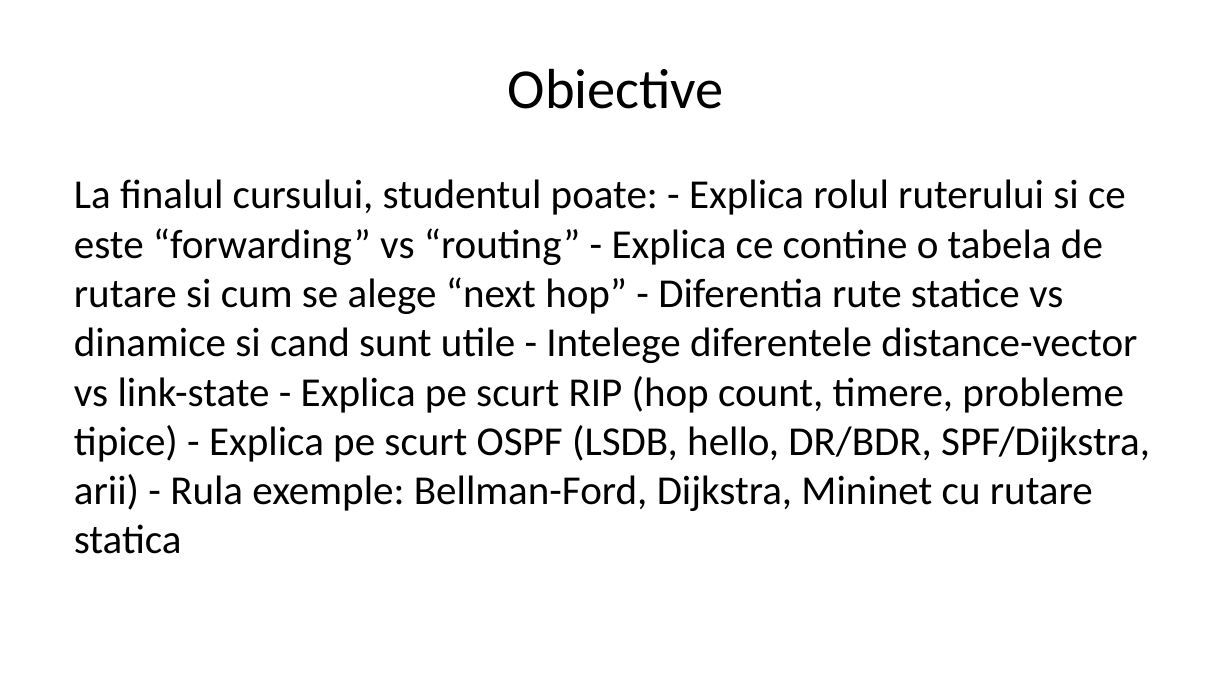
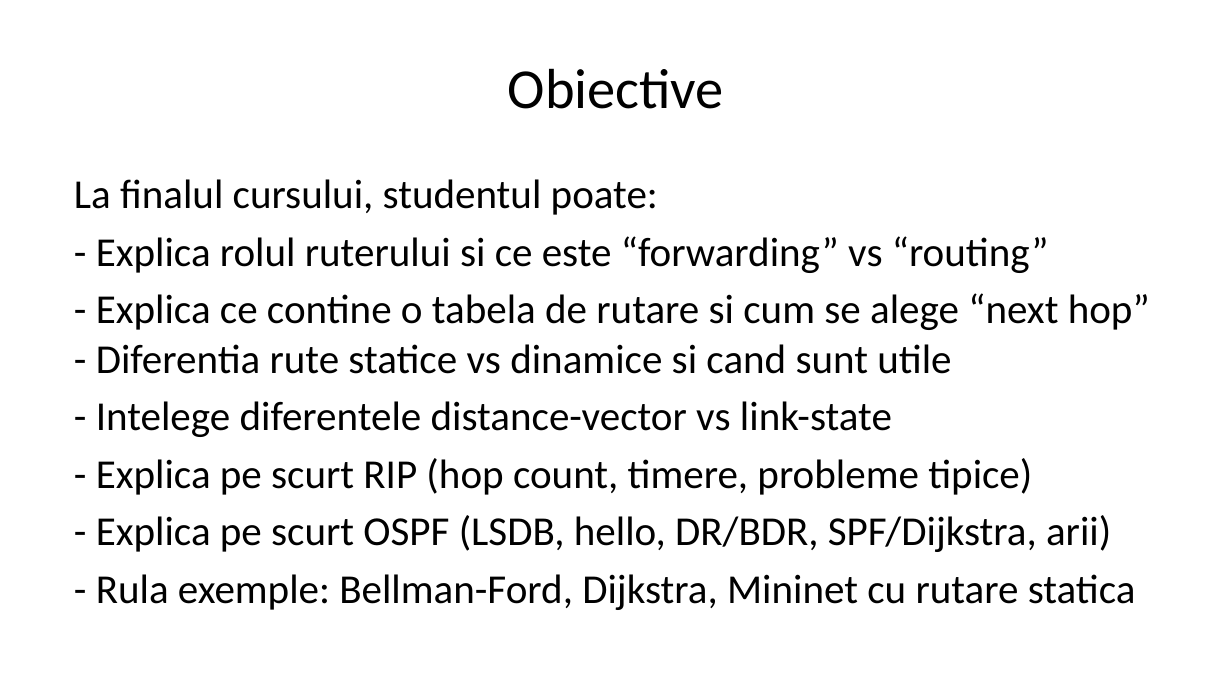
Before and after one commit to hypothetical-andrei/compnet-live-2026, a slide deck: slide 3 of c7/c7-protocoale-de-rutare.pptx. Drawn at 1232x693 pixels with LibreOffice and Linux fonts; fonts in the diff are those of the drawing. Boxes give left, top, right and bottom in pixels: in the first picture for what was removed or moved away, otherwise in the second. Text is boxed around its words. In the diff, an @@ line names an element or a change of style, - is before the commit and + after.

```diff
--- a/c7/c7-protocoale-de-rutare.pptx
+++ b/c7/c7-protocoale-de-rutare.pptx
@@ text at [74,179,1150,610]: text changed @@
-La finalul cursului, studentul poate: - Explica rolul ruterului si ce este “forwarding” vs “routing” - Explica ce contine o tabela de rutare si cum se alege “next hop” - Diferentia rute statice vs dinamice si cand sunt utile - Intelege diferentele distance-vector vs link-state - Explica pe scurt RIP (hop count, timere, probleme tipice) - Explica pe scurt OSPF (LSDB, hello, DR/BDR, SPF/Dijkstra, arii) - Rula exemple: Bellman-Ford, Dijkstra, Mininet cu rutare statica
+La finalul cursului, studentul poate:
+- Explica rolul ruterului si ce este “forwarding” vs “routing”
+- Explica ce contine o tabela de rutare si cum se alege “next hop” - Diferentia rute statice vs dinamice si cand sunt utile
+- Intelege diferentele distance-vector vs link-state
+- Explica pe scurt RIP (hop count, timere, probleme tipice)
+- Explica pe scurt OSPF (LSDB, hello, DR/BDR, SPF/Dijkstra, arii)
+- Rula exemple: Bellman-Ford, Dijkstra, Mininet cu rutare statica
```
Also in this commit, not shown: 6 other slides changed, 58 other files.
